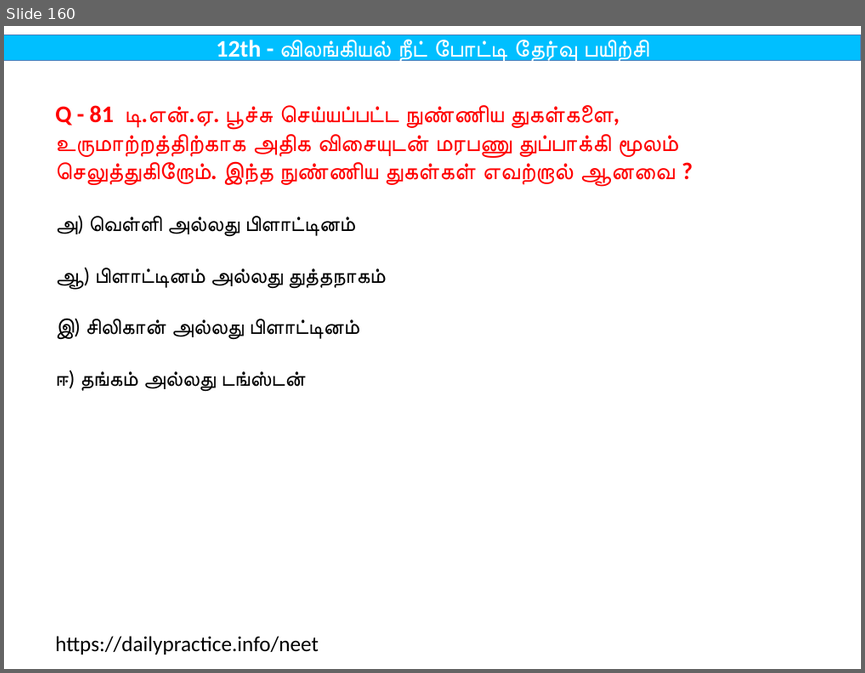
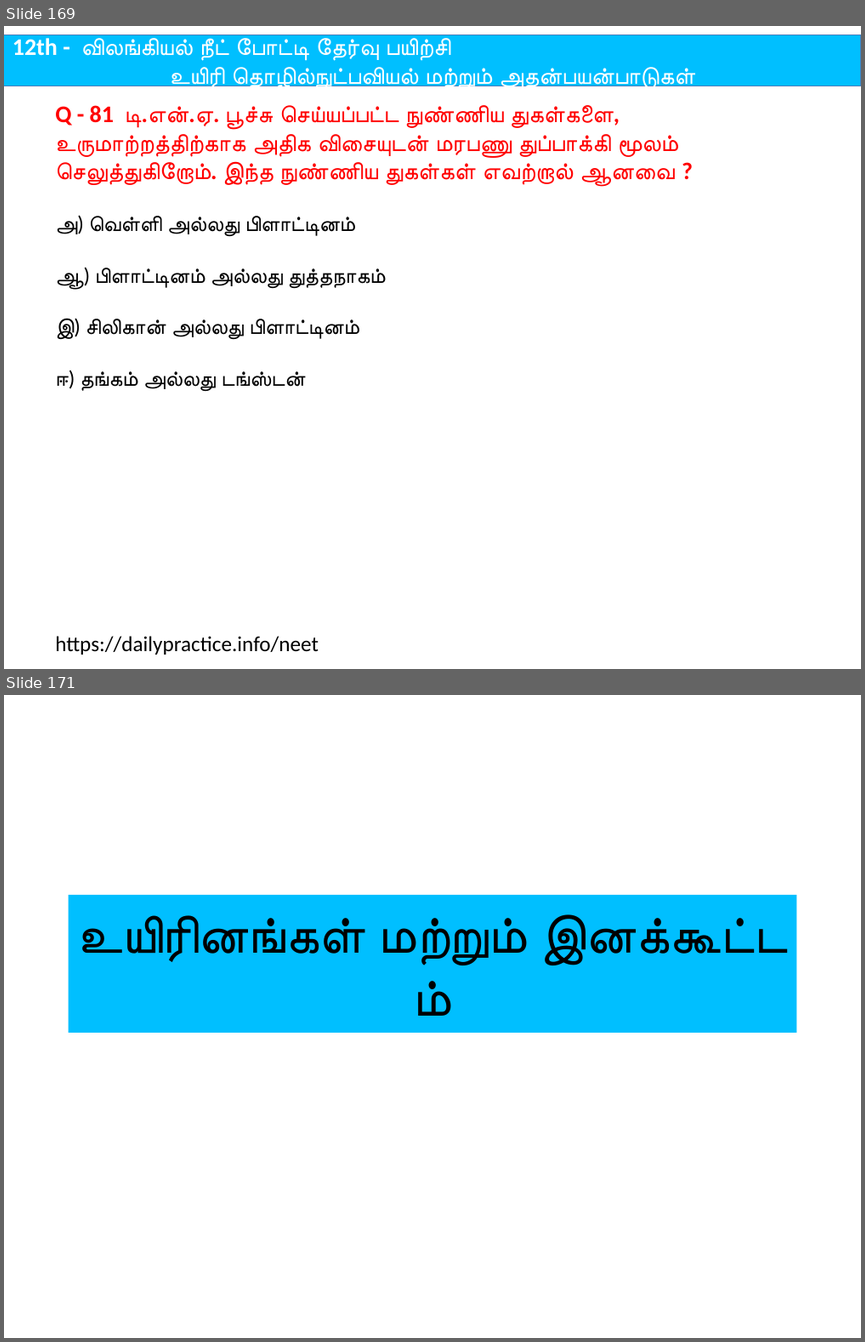
Before and after one commit to tvmani/tvmani.github.io, a slide deck: tamil_biology/12th_Bio_Zoology_Tamil.pptx. Shown one above the other, each under a label of ours: slide 160 before the commit, slides 169 and 171 after it; the slides between them are not shown. The pictures are 865x673 and 865x1342 pixels, drawn with LibreOffice and Linux fonts; fonts in the diff are those of the drawing. Boxes give left, top, right and bottom in pixels: in the first picture for what was removed or moved away, otherwise in the second. Text is boxed around its words. In the diff, an @@ line names an element or a change of style, - is before the commit and + after.

```diff
--- a/tamil_biology/12th_Bio_Zoology_Tamil.pptx
+++ b/tamil_biology/12th_Bio_Zoology_Tamil.pptx
@@ slide 171 added at (x1=4, y1=695, x2=861, y2=1338), background #FFFFFF @@
@@ title added at (x1=69, y1=895, x2=796, y2=1032), fill #00BFFF, 44 pt, text #000000 @@
+உயிரினங்கள் மற்றும் இனக்கூட்ட ம்
@@ what was slide 160 is now slide 169 @@
@@ slide 169 changed as well @@
@@ rectangle "12th - விலங்கியல் நீட் போட்டி ..." resized from (x1=4, y1=34, x2=861, y2=60) to (x1=4, y1=34, x2=861, y2=86) @@
@@ text in rectangle at (x1=12, y1=38, x2=692, y2=91): text changed @@
-12th - விலங்கியல் நீட் போட்டி தேர்வு பயிற்சி
+12th - விலங்கியல் நீட் போட்டி தேர்வு பயிற்சி
+உயிரி தொழில்நுட்பவியல் மற்றும் அதன்பயன்பாடுகள்
```
Also in this commit, not shown: 218 other slides changed, 11 other slides added, 4 other files.
